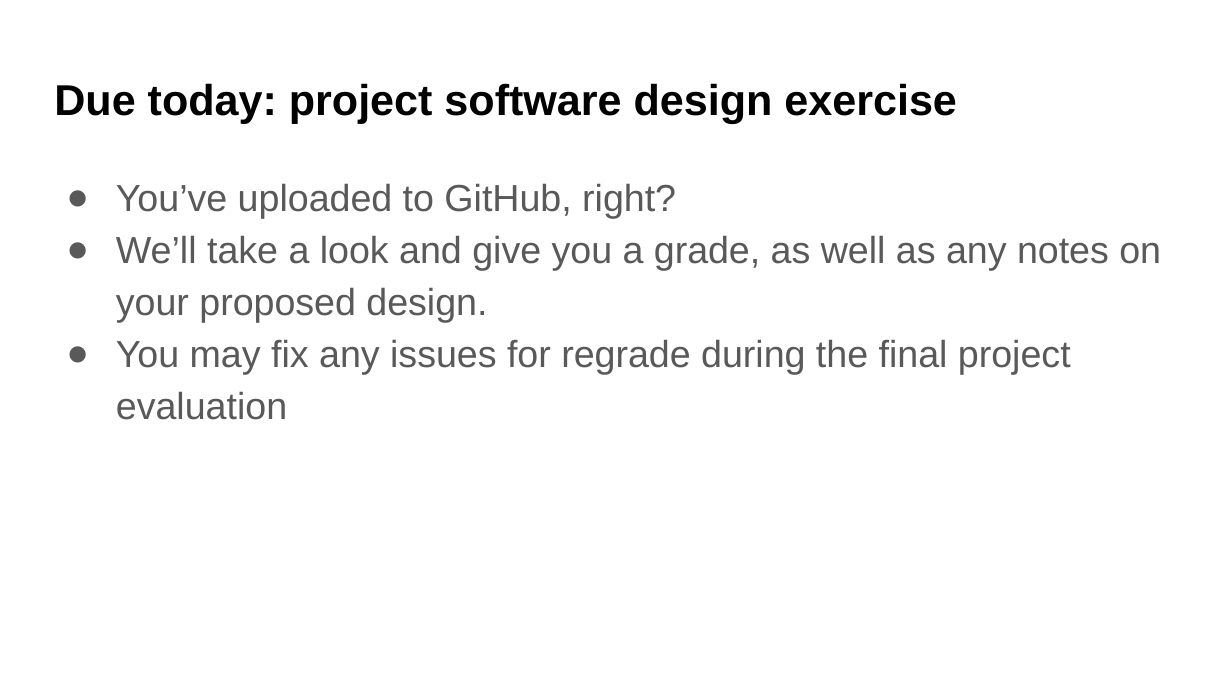
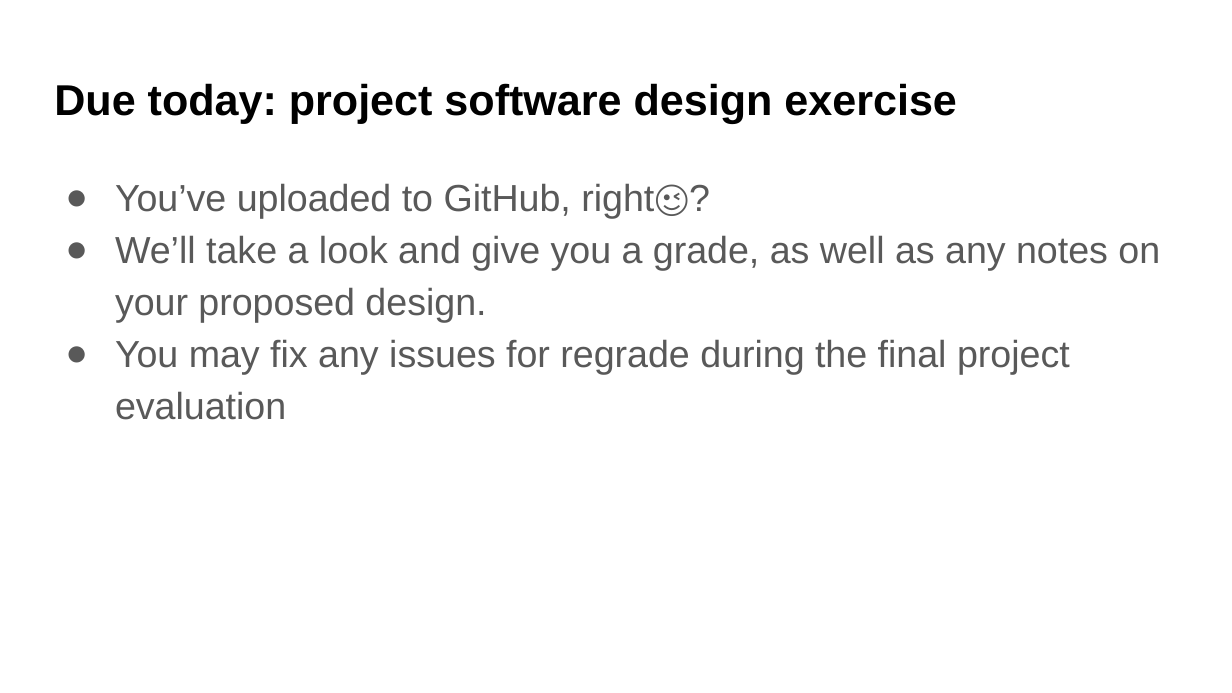
Before and after one commit to UWDATA515/lecture-materials, a slide deck: slide 3 of 07/DATA515_07_ClassUpdates.pptx (slide 4 before the commit). Drawn at 1232x693 pixels with LibreOffice and Linux fonts; fonts in the diff are those of the drawing; background and template pictures are left out. Boxes give left, top, right and bottom in pixels: in the first picture for what was removed or moved away, otherwise in the second. Text is boxed around its words. In the diff, an @@ line names an element or a change of style, - is before the commit and + after.

```diff
--- a/07/DATA515_07_ClassUpdates.pptx
+++ b/07/DATA515_07_ClassUpdates.pptx
@@ text at (115, 183, 710, 219): text changed @@
-● You’ve uploaded to GitHub, right?
+● You’ve uploaded to GitHub, right😉?
```
Also in this commit, not shown: 3 other slides changed, 5 other files.
